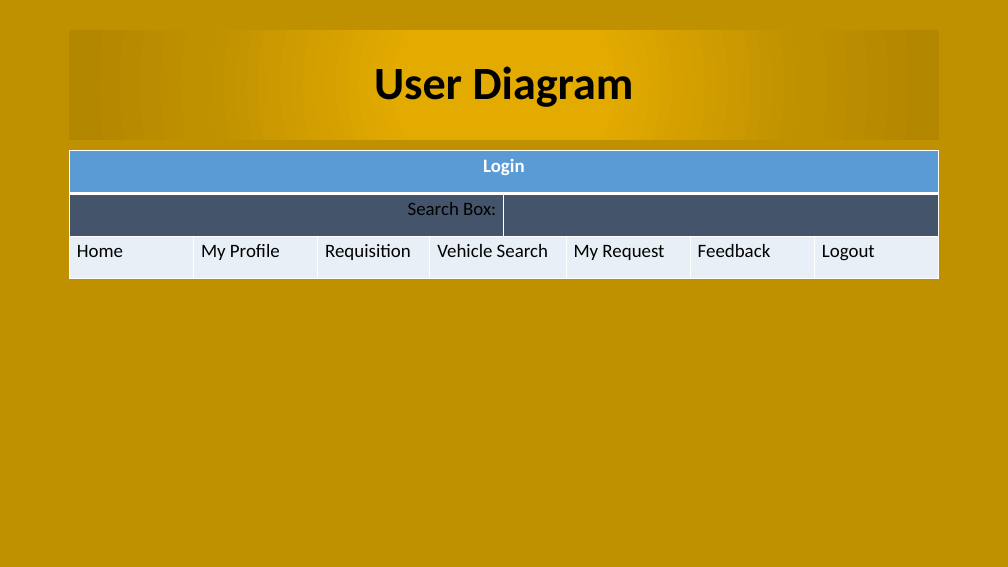
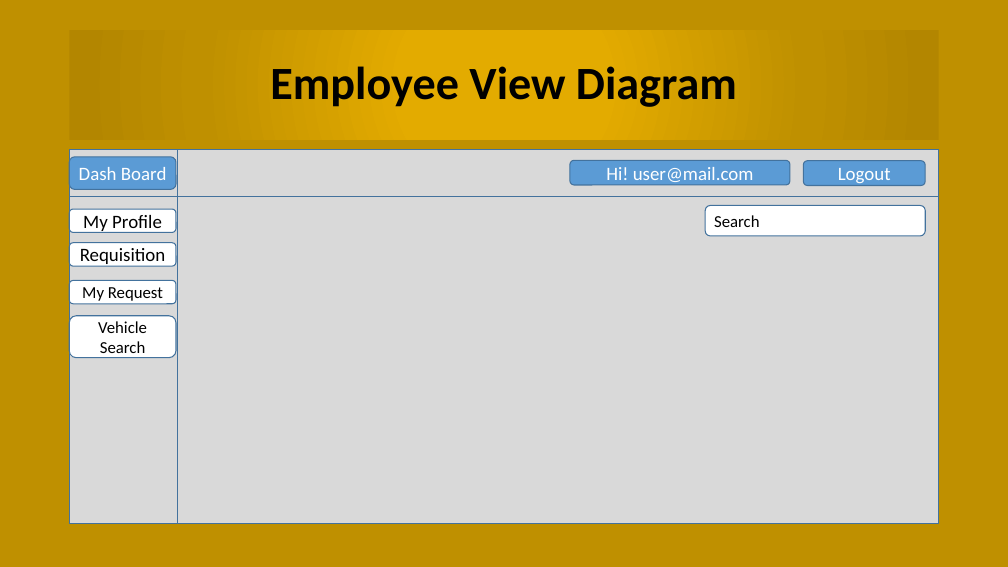
Before and after one commit to chittoranjan/BCCVehicleManagemant, a slide deck: slide 21 of Document/Vehicle Management Presentation.pptx (slide 13 before the commit). Drawn at 1008x567 pixels with LibreOffice and Linux fonts; fonts in the diff are those of the drawing. Boxes give left, top, right and bottom in pixels: in the first picture for what was removed or moved away, otherwise in the second. Text is boxed around its words. In the diff, an @@ line names an element or a change of style, - is before the commit and + after.

Commit message:
change requisition and prosentation file

```diff
--- a/Document/Vehicle Management Presentation.pptx
+++ b/Document/Vehicle Management Presentation.pptx
@@ title at (x1=270, y1=66, x2=737, y2=107): text changed @@
-User Diagram
+Employee View Diagram
@@ table removed at (x1=70, y1=151, x2=938, y2=279), 3 rows, 8 columns @@
-Login |  |  |  |  |  |  | 
-Search Box: |  |  |  |  |  |  | 
-Home | My Profile | Requisition | Vehicle Search |  | My Request | Feedback | Logout
@@ flow chart internal storage added at (x1=70, y1=150, x2=939, y2=523), fill #D9D9D9, outline #43739E 1 pt @@
@@ rounded rectangle added at (x1=70, y1=157, x2=176, y2=189), fill #5B9BD5, outline #43739E 1 pt, 18 pt, text #FFFFFF @@
+Dash Board
@@ rounded rectangle added at (x1=570, y1=160, x2=790, y2=185), fill #5B9BD5, outline #43739E 1 pt, 18 pt, text #FFFFFF @@
+Hi! user@mail.com
@@ rounded rectangle added at (x1=804, y1=161, x2=926, y2=186), fill #5B9BD5, outline #43739E 1 pt, 18 pt, text #FFFFFF @@
+Logout
@@ rounded rectangle added at (x1=70, y1=209, x2=176, y2=232), fill #FFFFFF, outline #43739E 1 pt, 18 pt, text #000000 @@
+My Profile
@@ rounded rectangle added at (x1=706, y1=206, x2=926, y2=236), fill #FFFFFF, outline #43739E 1 pt, 16 pt, text #000000 @@
+Search
@@ rounded rectangle added at (x1=70, y1=243, x2=176, y2=266), fill #FFFFFF, outline #43739E 1 pt, 18 pt, text #000000 @@
+Requisition
@@ rounded rectangle added at (x1=70, y1=281, x2=176, y2=304), fill #FFFFFF, outline #43739E 1 pt, 16 pt, text #000000 @@
+My Request
@@ rounded rectangle added at (x1=70, y1=316, x2=176, y2=358), fill #FFFFFF, outline #43739E 1 pt, 16 pt, text #000000 @@
+Vehicle Search
```
Also in this commit, not shown: 11 other slides changed, 12 slides added, 2 slides removed, 45 other files.
